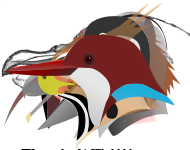
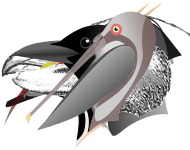
Layer changes from the first (190, 150) image to the second:
renamed "autre 2" to "autre", moved it above "autres becs droits" over box(26, 12, 156, 132)
added layer "autres becs droits" above "canard transparent" over box(12, 24, 169, 129)
moved "canard transparent" above "courbé" over box(3, 12, 182, 150)
renamed "courbé 1" to "courbé", moved it above "crochu" over box(4, 14, 169, 136)
added layer "droit long" above "fin court" over box(5, 19, 182, 112)
moved "fin court" above "mouette transparente" over box(44, 43, 145, 119)
moved "mouette transparente" above "épais court" over box(3, 14, 182, 131)
renamed "épais" to "épais court", moved it above "noir" over box(37, 43, 148, 126)
hid "courbé 2" over box(9, 16, 151, 139)
hid "autre 1" over box(40, 20, 156, 130)
hid "grèbe", moved it above "fin long" over box(4, 21, 181, 150)
hid "fin long", moved it below "grèbe" over box(3, 34, 175, 150)
